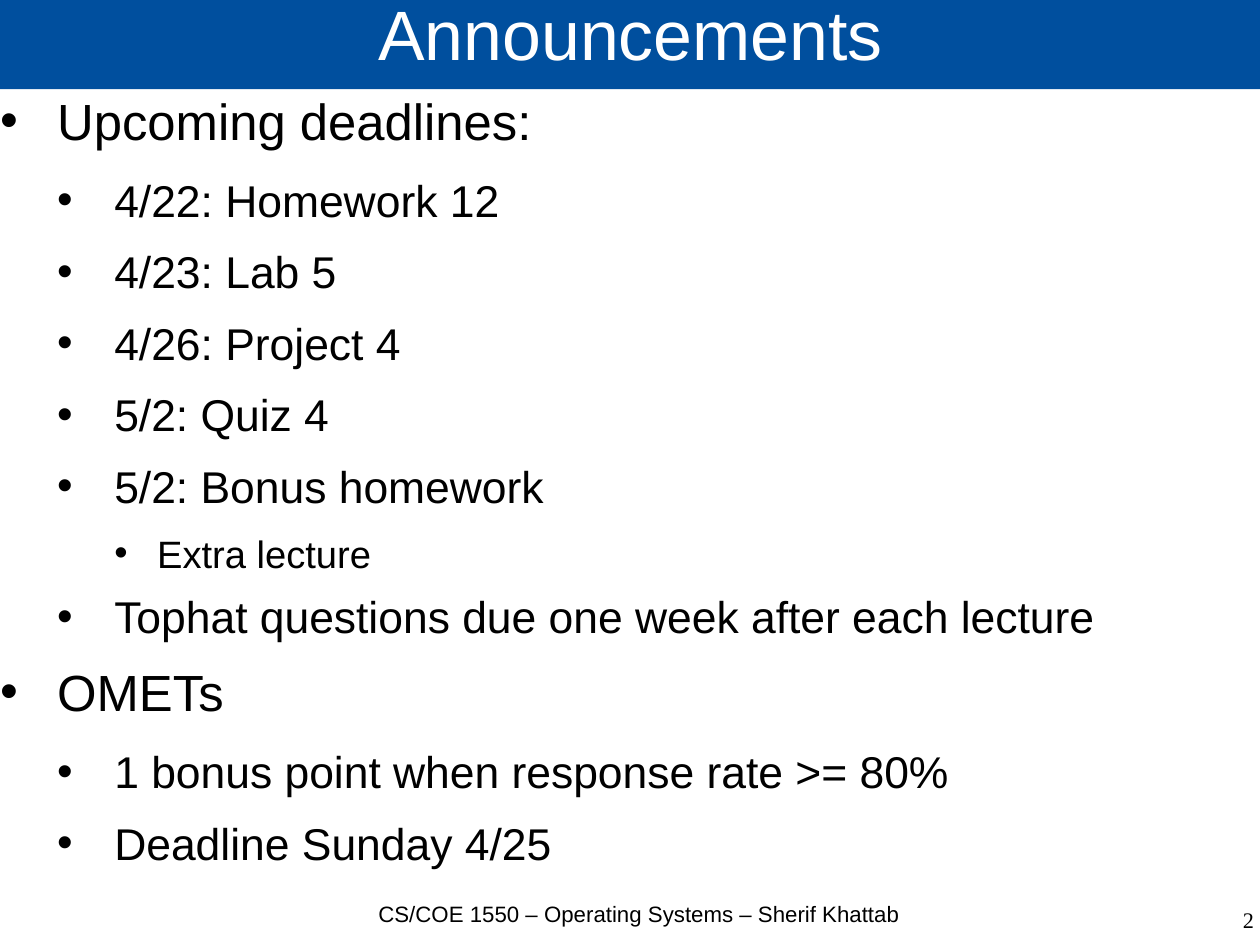
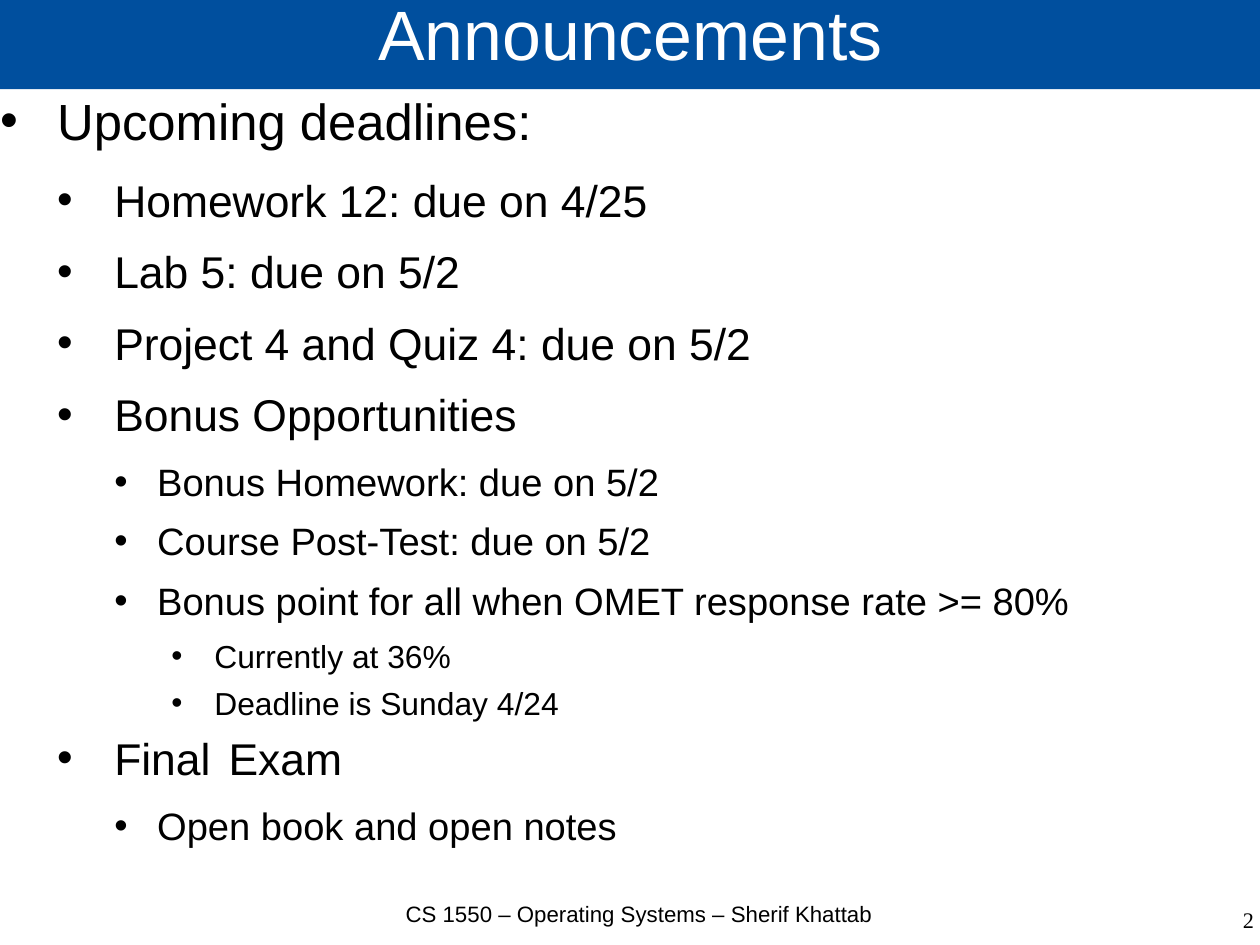
Before and after one commit to cs1550-2224/cs1550-code-handouts, a slide deck: slide 2 of DraftSlides/Lecture26.pptx. Drawn at 1260x945 pixels with LibreOffice and Linux fonts; fonts in the diff are those of the drawing. Boxes give left, top, right and bottom in pixels: in the first picture for what was removed or moved away, otherwise in the second. Text is boxed around its words. In the diff, an @@ line names an element or a change of style, - is before the commit and + after.

```diff
--- a/DraftSlides/Lecture26.pptx
+++ b/DraftSlides/Lecture26.pptx
@@ text at [114,184,1069,848]: text changed; size 28 to 24 pt @@
-  • 4/22: Homework 12
-  • 4/23: Lab 5
-  • 4/26: Project 4
-  • 5/2: Quiz 4
-  • 5/2: Bonus homework
-    • Extra lecture
-  • Tophat questions due one week after each lecture
-• OMETs
-  • 1 bonus point when response rate >= 80%
-  • Deadline Sunday 4/25
+  • Homework 12: due on 4/25
+  • Lab 5: due on 5/2
+  • Project 4 and Quiz 4: due on 5/2
+  • Bonus Opportunities
+    • Bonus Homework: due on 5/2
+    • Course Post-Test: due on 5/2
+    • Bonus point for all when OMET response rate >= 80%
+      • Currently at 36%
+      • Deadline is Sunday 4/24
+  • Final Exam
+    • Open book and open notes
@@ text at [406,906,872,927]: text changed @@
-CS/COE 1550 – Operating Systems – Sherif Khattab
+CS 1550 – Operating Systems – Sherif Khattab
```
Also in this commit, not shown: 18 other slides changed, 42 slides added, 4 slides removed, 3 other files.
